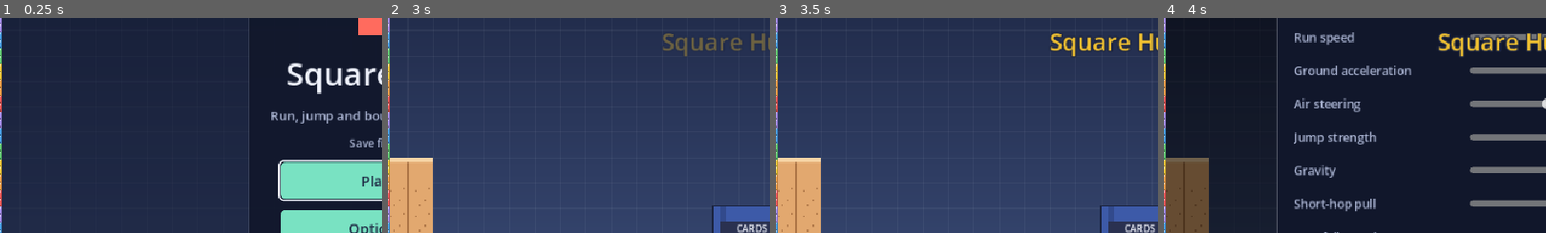
Above: before the commit, frames 1-4 (left to right).
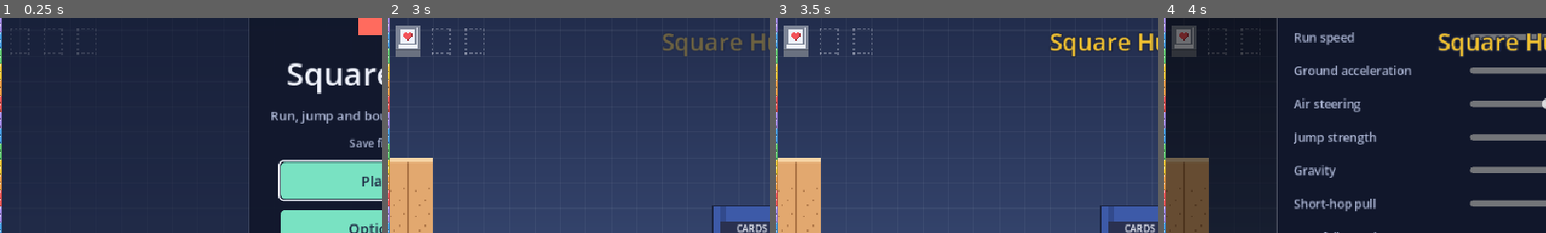
Above: after the commit, the same moments.

Repository: Wut-Lab/Gdtest
Game: Godot game, scene res://scenes/main.tscn
Same seed, same stepped clock (60 frames per second), same inputs: the game is played once before the commit and once after it.
Inputs:
- Up to frame 1 (0.25 s): no input
- Up to frame 2 (3 s): click "Play" at 0.5 s; click "Back" at 1.25 s; click "Play" at 2 s; click "File 1 · Current New game" at 2.75 s
- Up to frame 3 (3.5 s): no input
- Up to frame 4 (4 s): click "Tune" at 3.5 s
The pictures show only the part of the screen within x 1-51%, y 21-70%; the shares and areas given below are measured in that part.

The runs differ from the first frame. In frame 1, 0.2% of the frame differs, in the area x 2-26%, y 4-18%; in frame 2, 1.1%, in the area x 2-26%, y 3-19%; in frame 3, 1.1%; in frame 4, 1.1%.

Commit message:
HUD: small clickable equipped cards that open the card window and pause
Co-Authored-By: Claude Opus 5.5 <noreply@anthropic.com>
Claude-Session: https://claude.ai/code/session_013BExeNvw9cRKcGMw9Cx8kr

Diff:
--- a/scripts/hud.gd
+++ b/scripts/hud.gd
@@ -14,6 +14,8 @@
 ## Town: the Enter button by a building's door.
 signal enter_pressed
 signal like_pressed
+## One of the small equipped cards in the corner was tapped (slot 0–2).
+signal card_pressed(slot: int)
 
 @onready var time_label: Label = %TimeLabel
 @onready var falls_label: Label = %FallsLabel
@@ -30,6 +32,10 @@
 var pixel_counter: PixelCounter
 var enter_button: Button
 var like_button: Button
+## Small equipped cards under the timer (dotted outlines for empty slots).
+var card_row: HBoxContainer
+var _card_icons: Array[CardIcon] = []
+var _card_buttons: Array[Button] = []
 @onready var out_menu: Control = %OutMenu
 @onready var out_label: Label = %OutLabel
 @onready var retry_button: Button = %RetryButton
@@ -60,6 +66,28 @@
 	pixel_counter.alignment = BoxContainer.ALIGNMENT_END
 	add_child(pixel_counter)
 	move_child(pixel_counter, 0)   # under the menus
+	# The equipped cards, small, under the timer. Tap one to see it (pauses the game).
+	cards_label.hide()
+	card_row = HBoxContainer.new()
+	card_row.position = cards_label.position
+	card_row.add_theme_constant_override("separation", 6)
+	for i in 3:
+		var b := Button.new()
+		b.flat = true
+		b.focus_mode = Control.FOCUS_NONE
+		var icon := CardIcon.new()
+		icon.card_scale = 1.25
+		b.custom_minimum_size = icon.custom_minimum_size
+		icon.set_anchors_and_offsets_preset(Control.PRESET_FULL_RECT)
+		b.add_child(icon)
+		b.pressed.connect(func() -> void:
+			if icon.ability != "":
+				card_pressed.emit(i))
+		card_row.add_child(b)
+		_card_icons.append(icon)
+		_card_buttons.append(b)
+	$Root.add_child(card_row)
+	$Root.move_child(card_row, cards_label.get_index())
 	# Town: an Enter button that shows up while standing at a building's door.
 	enter_button = Button.new()
 	enter_button.set_anchors_and_offsets_preset(Control.PRESET_CENTER_TOP)
@@ -126,7 +154,6 @@
 		n.visible = not on
 	if on:
 		seed_label.hide()
-		cards_label.hide()
 	enter_button.hide()
 
 
@@ -224,13 +251,13 @@
 	pixel_counter.set_pixels(n)
 
 
-## Lists the ability cards equipped for this run.
+## Shows the ability cards equipped for this run as small cards (empty slots are dotted).
 func set_cards(abilities: Array[String]) -> void:
-	var names := PackedStringArray()
-	for a in abilities:
-		names.append(AbilityCard.NAMES[a])
-	cards_label.text = "Cards: " + ", ".join(names)
-	cards_label.visible = not abilities.is_empty()
+	for i in 3:
+		var a := abilities[i] if i < abilities.size() else ""
+		_card_icons[i].ability = a
+		_card_buttons[i].mouse_default_cursor_shape = \
+			Control.CURSOR_POINTING_HAND if a != "" else Control.CURSOR_ARROW
 
 
 ## Shows the random level's seed in the corner (hidden for the hand-made level).
--- a/scripts/main.gd
+++ b/scripts/main.gd
@@ -74,6 +74,10 @@
 	hud.main_level_requested.connect(play_main_level)
 	hud.random_level_requested.connect(play_random_level)
 	hud.pause_requested.connect(pause)
+	hud.card_pressed.connect(func(i: int) -> void:
+		pause()
+		if get_tree().paused:
+			hud.pause_menu.open_card(i))
 	hud.pause_menu.continue_pressed.connect(resume)
 	hud.pause_menu.quit_pressed.connect(go_to_start)
 	hud.tuning_panel.closed.connect(func() -> void: hud.pause_button.visible = state == State.PLAY)
--- a/scripts/pause_menu.gd
+++ b/scripts/pause_menu.gd
@@ -36,6 +36,8 @@
 var _card_type: Label
 var _card_text: Label
 var _cards_count: Label
+## The Card page was opened from a card in the HUD: Back goes straight back to the game.
+var _direct := false
 
 
 func _ready() -> void:
@@ -105,7 +107,7 @@
 	_card_text.custom_minimum_size = Vector2(280, 0)
 	_card_text.add_theme_color_override("font_color", Color("a9b3d1"))
 	card.add_child(_card_text)
-	_button(card, "Back", func() -> void: _show("Cards"))
+	_button(card, "Back", _card_back)
 
 	var options := _page_box("Options")
 	_button(options, "Sound", func() -> void: _show("Sound"))
@@ -147,6 +149,7 @@
 
 func open() -> void:
 	_from_main = false
+	_direct = false
 	_sync()
 	show()
 	_show("Paused")
@@ -185,6 +188,20 @@
 	_show("Card")
 
 
+## Opened by tapping an equipped card in the HUD: just that card; Back resumes the game.
+func open_card(i: int) -> void:
+	open()
+	_direct = true
+	_open_card(i)
+
+
+func _card_back() -> void:
+	if _direct:
+		continue_pressed.emit()
+	else:
+		_show("Cards")
+
+
 func _options_back() -> void:
 	if _from_main:
 		hide()
@@ -202,7 +219,7 @@
 			"Sound": _show("Options")
 			"Options": _options_back()
 			"Cards": _show("Paused")
-			"Card": _show("Cards")
+			"Card": _card_back()
 			_: continue_pressed.emit()
 
 
